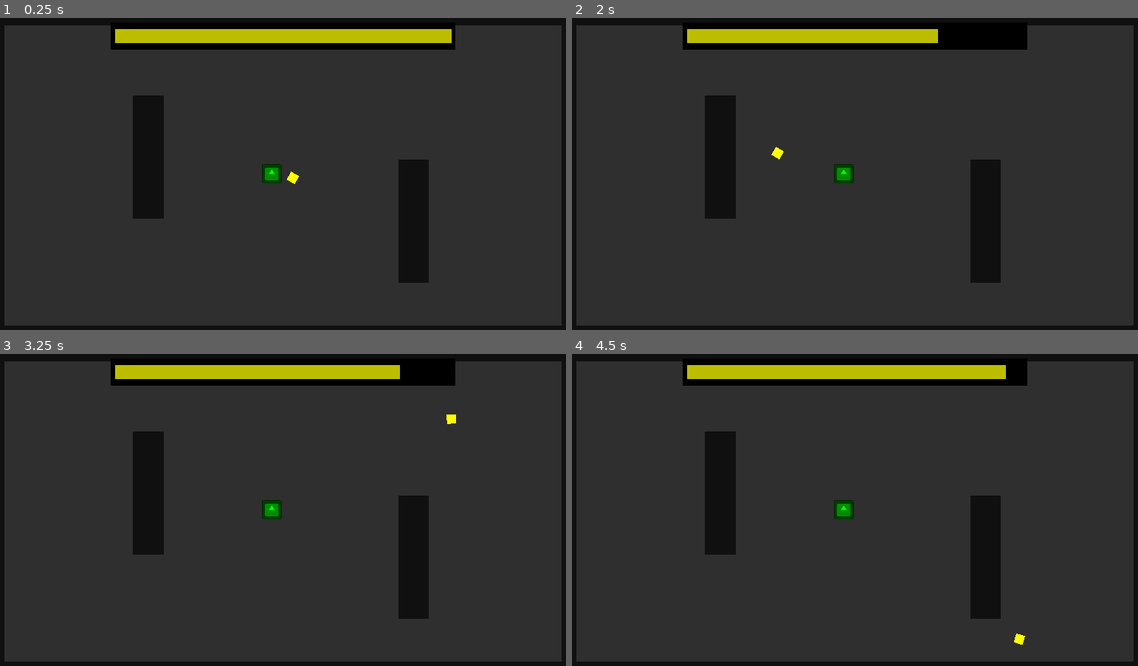
Above: before the commit, frames 1-4 (two rows, left to right).
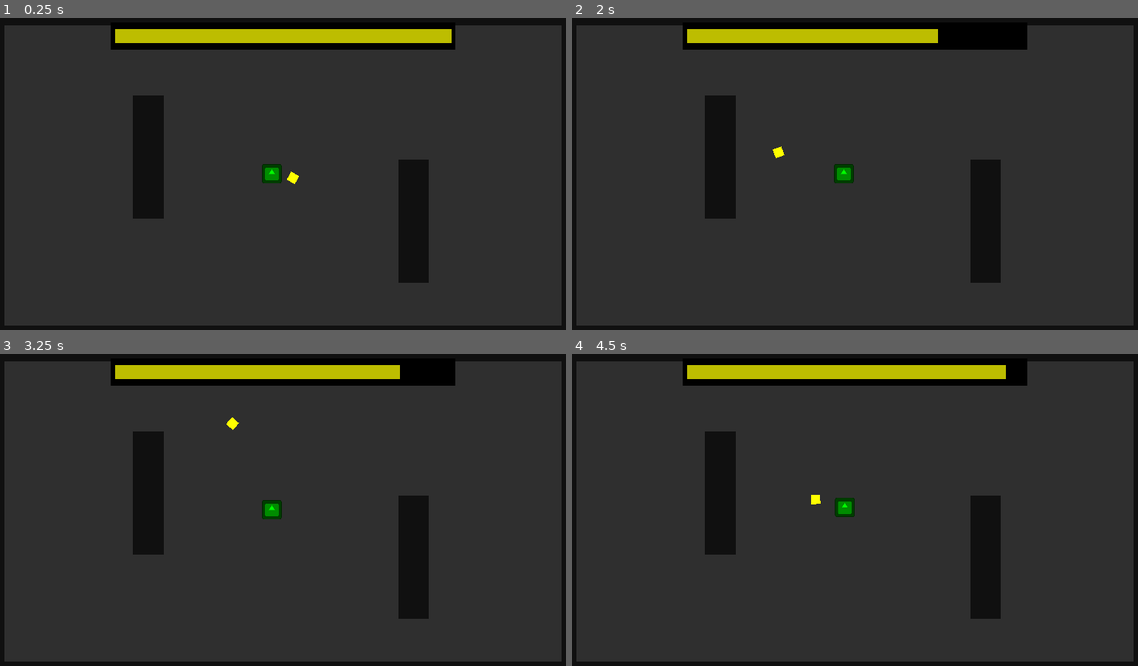
Above: after the commit, the same moments.

Repository: DeepRestGames/pirate-software-game-jam-16
Game: Godot game, scene res://Scenes/MainScene.tscn
Two runs of this game, one before a commit and one after it. Both use one fixed random seed, a clock stepped at 60 frames per second and the inputs below. The engine's default icon, where the game draws it, is replaced by a stand-in: a white triangle on a blue panel in a dark square.
Inputs (mouse positions are in pixels of both pictures, inside the frame that each line leads up to):
- Up to frame 1 (0.25 s): no input
- Up to frame 2 (2 s): tap Enter at 0.5 s; move the mouse to (985, 158) at 0.52 s; hold Space (throw_boomerang) 0.53-1.28 s; move the mouse to (736, 192) at 1.27 s; tap Space (throw_boomerang) at 1.35 s
- Up to frame 3 (3.25 s): move the mouse to (339, 438) at 2.02 s; hold Space (throw_boomerang) 2.03-2.78 s; move the mouse to (254, 578) at 2.77 s; tap Space (throw_boomerang) at 2.85 s
- Up to frame 4 (4.5 s): move the mouse to (1030, 563) at 3.52 s; hold Space (throw_boomerang) 3.53-4.28 s; move the mouse to (679, 463) at 4.27 s; tap Space (throw_boomerang) at 4.35 s

The runs differ from the first frame. In frame 1, less than 0.1% of the frame differs, in the area x 47-53%, y 48-53%; in frame 2, less than 0.1%; in frame 3, 0.1%; in frame 4, 0.2%, in the area x 42-81%, y 45-94%.

Commit message:
Final adjustments to boomerang movement

Diff:
--- a/Scenes/Boomerang.tscn
+++ b/Scenes/Boomerang.tscn
@@ -9,7 +9,7 @@
 [sub_resource type="RectangleShape2D" id="RectangleShape2D_38nh8"]
 size = Vector2(30, 30)
 
-[node name="Boomerang" type="RigidBody2D"]
+[node name="Boomerang" type="RigidBody2D" groups=["Boomerang"]]
 collision_layer = 2
 collision_mask = 12
 mass = 0.1
--- a/Scenes/MainCharacter.tscn
+++ b/Scenes/MainCharacter.tscn
@@ -10,8 +10,8 @@
 [sub_resource type="RectangleShape2D" id="RectangleShape2D_38nh8"]
 size = Vector2(30, 30)
 
-[node name="MainCharacter" type="CharacterBody2D"]
-collision_mask = 14
+[node name="MainCharacter" type="CharacterBody2D" groups=["MainCharacter"]]
+collision_mask = 10
 motion_mode = 1
 wall_min_slide_angle = 0.0
 script = ExtResource("1_niili")
@@ -26,12 +26,14 @@
 
 [node name="NavigationAgent2D" type="NavigationAgent2D" parent="."]
 debug_enabled = true
+debug_use_custom = true
+debug_path_custom_color = Color(0, 1, 0, 1)
+debug_path_custom_line_width = 2.0
 
 [node name="PathCalculationTimer" type="Timer" parent="."]
 wait_time = 0.5
 
-[node name="Boomerang" type="RigidBody2D" parent="."]
-visible = false
+[node name="Boomerang" type="RigidBody2D" parent="." groups=["Boomerang"]]
 position = Vector2(61, -14)
 collision_layer = 2
 collision_mask = 12
--- a/Scenes/MainScene.tscn
+++ b/Scenes/MainScene.tscn
@@ -122,6 +122,7 @@
 flying_boomerang = NodePath("../Boomerang")
 
 [node name="Boomerang" parent="." instance=ExtResource("4_xbjpj")]
+visible = false
 position = Vector2(605, 291)
 
 [node name="UI" parent="." instance=ExtResource("3_cbco8")]
--- a/Scripts/Boomerang/Boomerang.gd
+++ b/Scripts/Boomerang/Boomerang.gd
@@ -6,13 +6,15 @@
 @export_range(2.5, 10) var max_fly_time: float = 2.5
 @export var speed = 300
 
-var is_flying = true
+var is_flying = false
 var remaining_fly_time = max_fly_time
 
 
 func _ready() -> void:
 	EventBus.connect("fly_time_reset", disable_boomerang)
 	EventBus.connect("throw_boomerang", enable_boomerang)
+
+	disable_boomerang()
 
 
 func _physics_process(delta: float) -> void:
--- a/Scripts/MainCharacter.gd
+++ b/Scripts/MainCharacter.gd
@@ -7,8 +7,8 @@
 @export var flying_boomerang: Boomerang
 @onready var meelee_boomerang = $Boomerang
 
-const movement_speed: float = 500
-const meelee_boomerang_offset = 70
+const MOVEMENT_SPEED: float = 500
+const MEELEE_BOOMERANG_OFFSET = 70
 
 var boomerang_on_ground: bool = false
 var boomerang_in_hand: bool = true
@@ -25,10 +25,11 @@
 
 
 func _physics_process(delta: float) -> void:
+
 	# Get navigation agent path only if boomerang is on the ground
 	if boomerang_on_ground:
 		var direction = to_local(navigation_agent.get_next_path_position()).normalized()
-		velocity = direction * movement_speed
+		velocity = direction * MOVEMENT_SPEED
 	else:
 		velocity = Vector2.ZERO
 
@@ -36,19 +37,14 @@
 	if boomerang_in_hand:
 		var mouse_position = get_global_mouse_position()
 		var direction = (mouse_position - global_position).normalized()
-		meelee_boomerang.position = direction * meelee_boomerang_offset
+		meelee_boomerang.position = direction * MEELEE_BOOMERANG_OFFSET
 		meelee_boomerang.look_at(direction)
 
 	if move_and_slide():
-		if boomerang_just_thrown:
-			boomerang_just_thrown = false
-			return
-
 		for i in get_slide_collision_count():
 			var collision = get_slide_collision(i)
 
 			if collision.get_collider() is Boomerang:
-				print("Boomerang retrieved!")
 				boomerang_reached()
 
 
--- a/project.godot
+++ b/project.godot
@@ -24,6 +24,11 @@
 window/stretch/mode="canvas_items"
 window/stretch/aspect="keep_width"
 
+[global_group]
+
+MainCharacter=""
+Boomerang=""
+
 [input]
 
 throw_boomerang={
